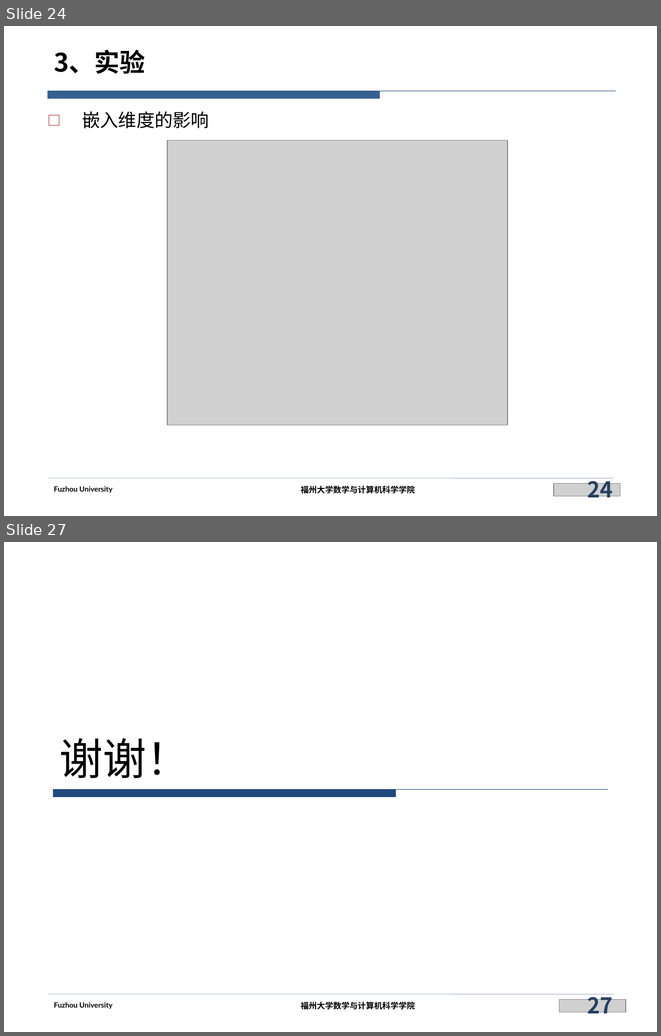
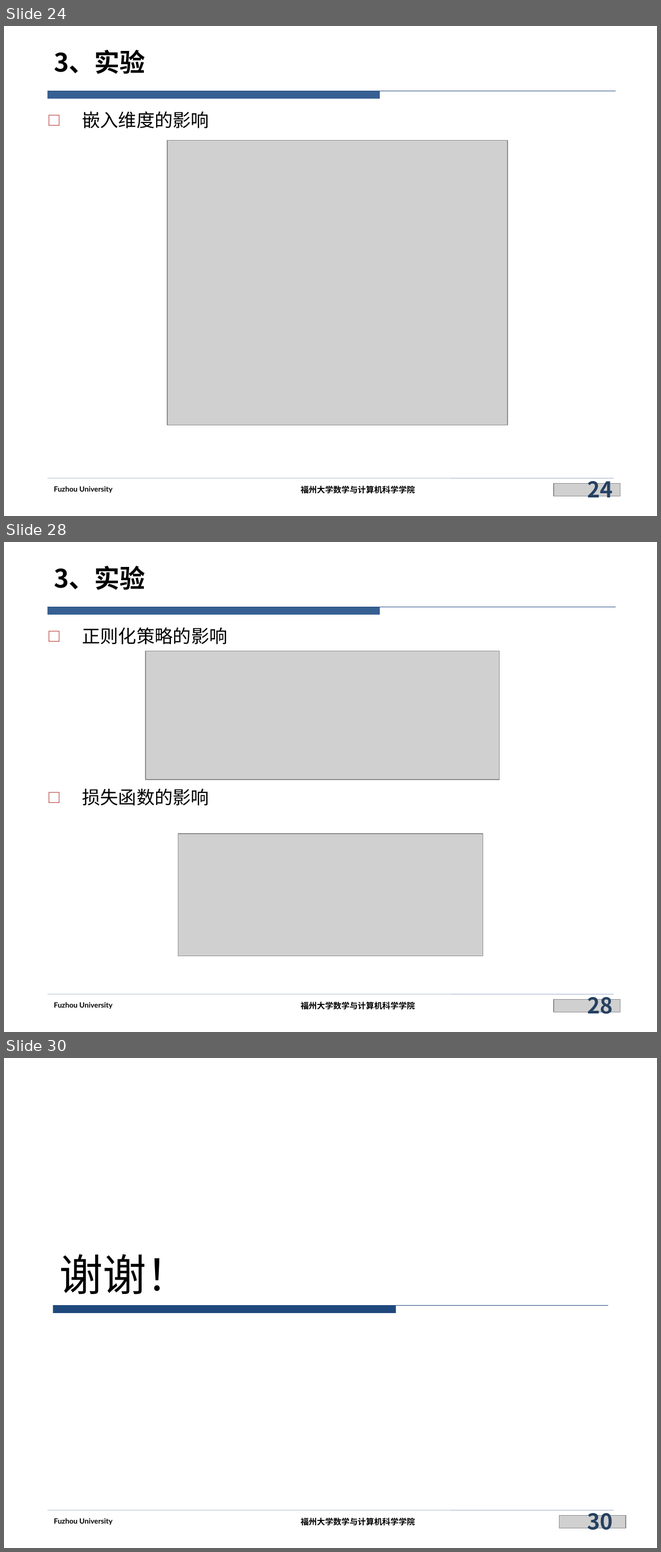
Before and after one commit to siberia0015/Paper-Report, a slide deck: 实验室/DualE/DualE.pptx. Shown one above the other, each under a label of ours: slides 24 and 27 before the commit, slides 24, 28 and 30 after it; the slides between them are not shown. The pictures are 661x1036 and 661x1552 pixels, drawn with LibreOffice and Linux fonts; fonts in the diff are those of the drawing; grey boxes stand for pictures; background and template pictures are left out. Boxes give left, top, right and bottom in pixels: in the first picture for what was removed or moved away, otherwise in the second. Text is boxed around its words. In the diff, an @@ line names an element or a change of style, - is before the commit and + after.

```diff
--- a/实验室/DualE/DualE.pptx
+++ b/实验室/DualE/DualE.pptx
@@ slide 28 added at (x1=4, y1=542, x2=657, y2=1032), background #FFFFFF; not listed: 5 template elements that a slide beside it also shows @@
@@ title added at (x1=54, y1=566, x2=145, y2=590), 28 pt, text #000000, bold @@
+3、实验
@@ text added at (x1=82, y1=627, x2=227, y2=805), 20 pt, text #000000 @@
+□ 正则化策略的影响
+□ 损失函数的影响
@@ picture added at (x1=146, y1=651, x2=500, y2=779) @@
@@ picture added at (x1=178, y1=833, x2=483, y2=955) @@
@@ picture added at (x1=554, y1=999, x2=620, y2=1012) @@
@@ page number added at (x1=587, y1=990, x2=612, y2=1018), 24 pt, text #254061, bold @@
+28
@@ what was slide 27 is now slide 30 @@
@@ page number at (x1=587, y1=1506, x2=612, y2=1534): text changed @@
-27
+30
```
Also in this commit, not shown: 10 slides changed, 2 other slides added.
